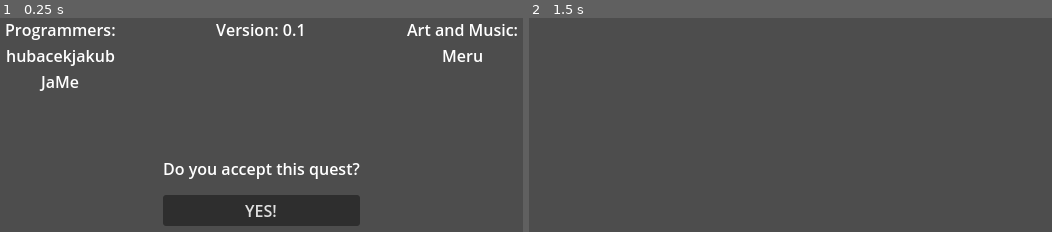
Above: before the commit, frames 1-2 (left to right).
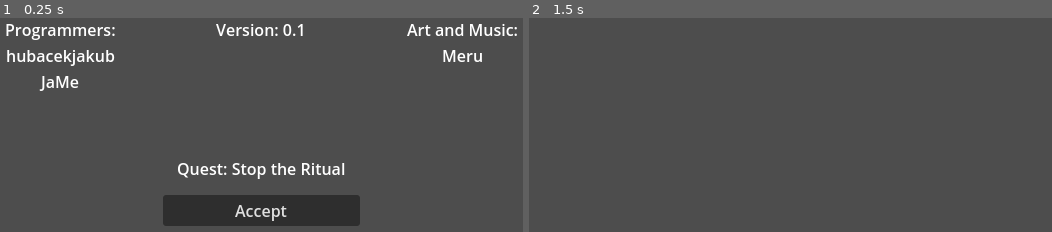
Above: after the commit, the same moments.

Repository: jame581/GoedwareGameJamCutscene2
Game: Godot game, scene res://maps/main_menu.tscn
The game is run twice, just before and just after one commit, with the same random seed, the same clock (stepped at 60 frames per second) and the same inputs.
Inputs (mouse positions are in pixels of both pictures, inside the frame that each line leads up to):
- Up to frame 1 (0.25 s): no input
- Up to frame 2 (1.5 s): click "YES!" (after the commit: "Accept") at 0.5 s; tap Enter at 1.25 s; move the mouse to (931, 159) at 1.27 s; click (931, 159) at 1.42 s

The runs differ from the first frame. In frame 1, 1.5% of the frame differs, in the area x 31-69%, y 67-95%; in frame 2, nothing differs.

Commit message:
Update README and main menu scene text

Diff:
--- a/project/maps/main_menu.tscn
+++ b/project/maps/main_menu.tscn
@@ -66,14 +66,14 @@
 
 [node name="Label" type="Label" parent="MarginContainer/HBoxContainer/CenterBoxContainer/MainMenuBox"]
 layout_mode = 2
-text = "Do you accept this quest?"
+text = "Quest: Stop the Ritual"
 horizontal_alignment = 1
 vertical_alignment = 1
 
 [node name="StartButton" type="Button" parent="MarginContainer/HBoxContainer/CenterBoxContainer/MainMenuBox"]
 unique_name_in_owner = true
 layout_mode = 2
-text = "YES!"
+text = "Accept"
 
 [node name="RightBoxContainer" type="VBoxContainer" parent="MarginContainer/HBoxContainer"]
 layout_mode = 2
Not shown, changed: README.md
